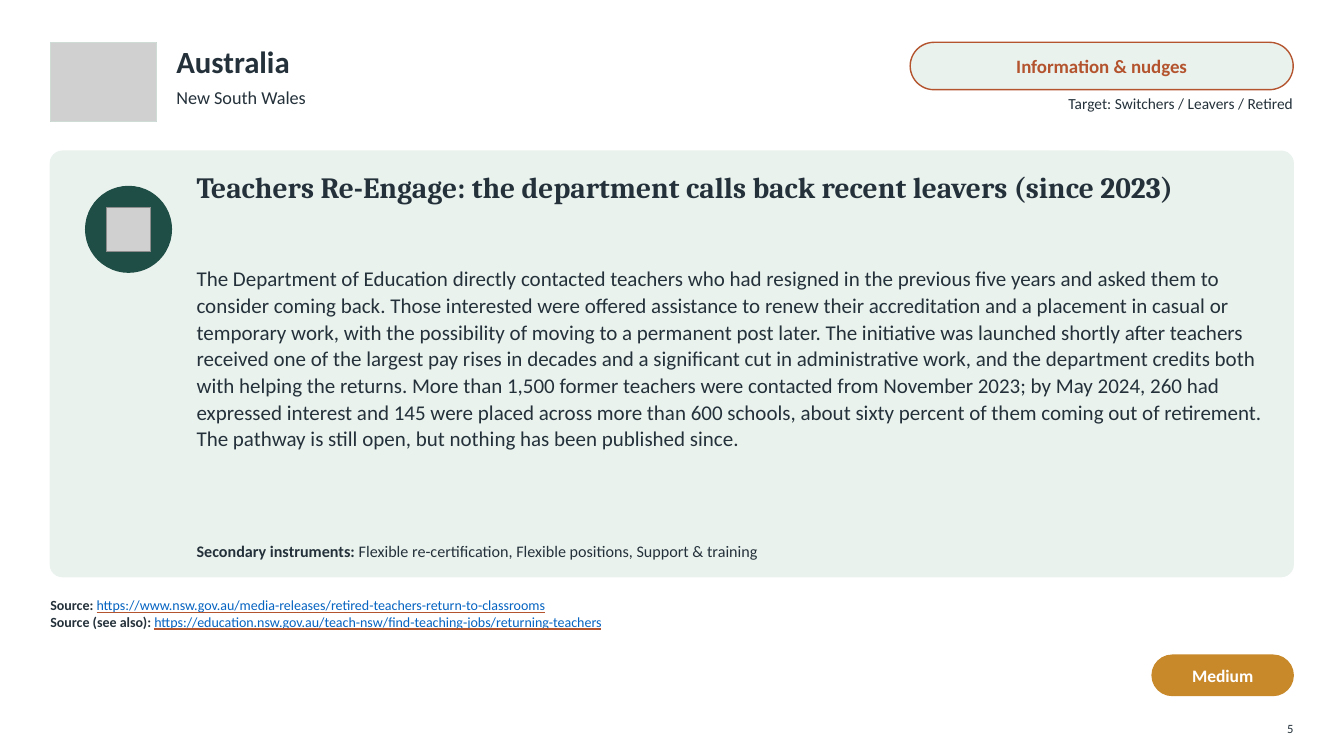
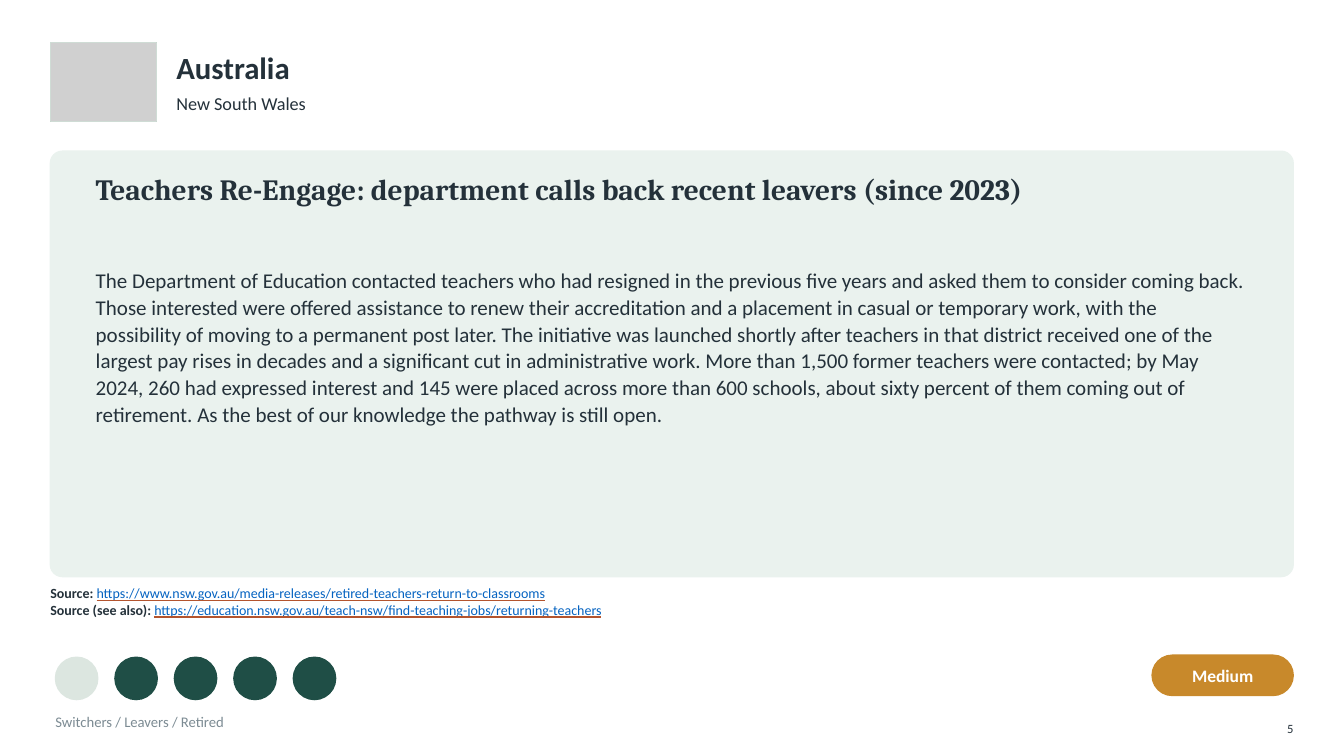
Before and after one commit to jedr1-ship-it/Alternative-Pathways----Quant, a slide deck: slide 5 of policies/Re-attracting_Former_Teachers.pptx. Drawn at 1344x756 pixels with LibreOffice and Linux fonts; fonts in the diff are those of the drawing; grey boxes stand for pictures; background and template pictures are left out. Boxes give left, top, right and bottom in pixels: in the first picture for what was removed or moved away, otherwise in the second. Text is boxed around its words. In the diff, an @@ line names an element or a change of style, - is before the commit and + after.

```diff
--- a/policies/Re-attracting_Former_Teachers.pptx
+++ b/policies/Re-attracting_Former_Teachers.pptx
@@ text "Australia": place and size @@
-text "Australia" at <box>176,51,289,74</box>
+text "Australia" at <box>176,57,289,80</box>
@@ rounded rectangle removed at <box>910,42,1294,90</box> @@
@@ text removed at <box>1016,59,1187,76</box> @@
-Information & nudges
@@ text "New South Wales": place and size @@
-text "New South Wales" at <box>176,91,306,104</box>
+text "New South Wales" at <box>176,97,306,110</box>
@@ text at <box>96,178,1022,207</box>: text changed @@
-Teachers Re-Engage: the department calls back recent leavers (since 2023)
+Teachers Re-Engage: department calls back recent leavers (since 2023)
@@ ellipse removed at <box>86,187,171,272</box> @@
@@ picture removed at <box>106,207,150,251</box> @@
@@ text at <box>96,273,1244,426</box>: text changed @@
-The Department of Education directly contacted teachers who had resigned in the previous five years and asked them to consider coming back. Those interested were offered assistance to renew their accreditation and a placement in casual or temporary work, with the possibility of moving to a permanent post later. The initiative was launched shortly after teachers received one of the largest pay rises in decades and a significant cut in administrative work, and the department credits both with helping the returns. More than 1,500 former teachers were contacted from November 2023; by May 2024, 260 had expressed interest and 145 were placed across more than 600 schools, about sixty percent of them coming out of retirement. The pathway is still open, but nothing has been published since.
+The Department of Education contacted teachers who had resigned in the previous five years and asked them to consider coming back. Those interested were offered assistance to renew their accreditation and a placement in casual or temporary work, with the possibility of moving to a permanent post later. The initiative was launched shortly after teachers in that district received one of the largest pay rises in decades and a significant cut in administrative work. More than 1,500 former teachers were contacted; by May 2024, 260 had expressed interest and 145 were placed across more than 600 schools, about sixty percent of them coming out of retirement. As the best of our knowledge the pathway is still open.
@@ text removed at <box>197,545,757,560</box> @@
-Secondary instruments: Flexible re-certification, Flexible positions, Support & training
@@ text "Source: https://www.nsw.gov.au/media-releases/retired-teache ...": place and size @@
-text "Source: https://www.nsw.gov.au/media-releases/retired-teache ..." at <box>50,600,601,630</box>
+text "Source: https://www.nsw.gov.au/media-releases/retired-teache ..." at <box>50,588,601,618</box>
@@ ellipse added at <box>55,657,98,700</box>, fill #DCE6E0, outline #DCE6E0 1 pt @@
@@ ellipse added at <box>115,657,157,700</box>, fill #1F4E46, outline #1F4E46 1 pt @@
@@ ellipse added at <box>174,657,217,700</box>, fill #1F4E46, outline #1F4E46 1 pt @@
@@ ellipse added at <box>234,657,276,700</box>, fill #1F4E46, outline #1F4E46 1 pt @@
@@ ellipse added at <box>293,657,336,700</box>, fill #1F4E46, outline #1F4E46 1 pt @@
@@ text at <box>55,717,224,727</box>: text changed; size 11 to 10.5 pt; text colour #24313A to #7C8B93 @@
-Target: Switchers / Leavers / Retired
+Switchers / Leavers / Retired
@@ text "Switchers / Leavers / Retired" at <box>55,717,224,727</box>: vertical alignment top to middle @@
```
Also in this commit, not shown: 30 other slides changed, 1 slide added, 2 slides removed, 6 other files.
